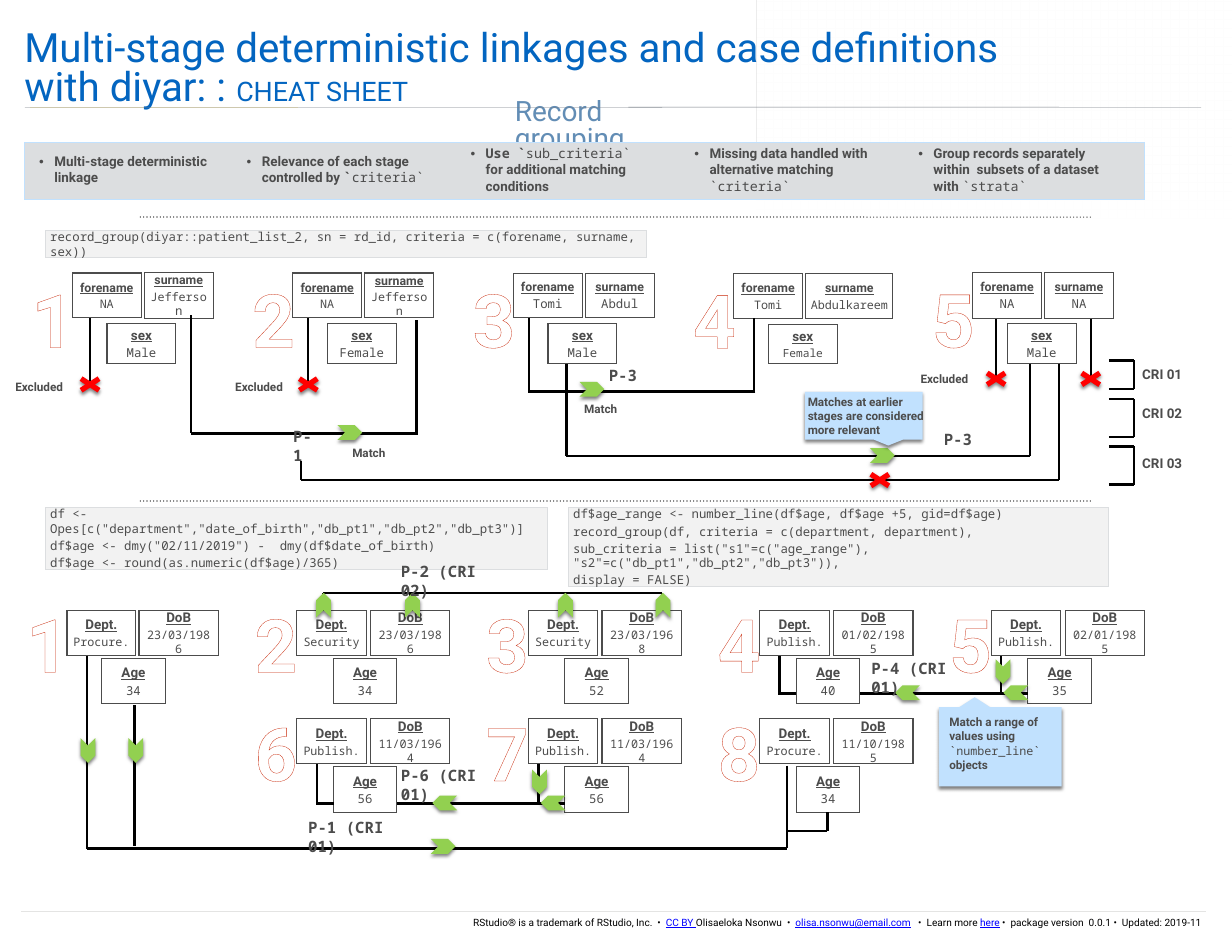
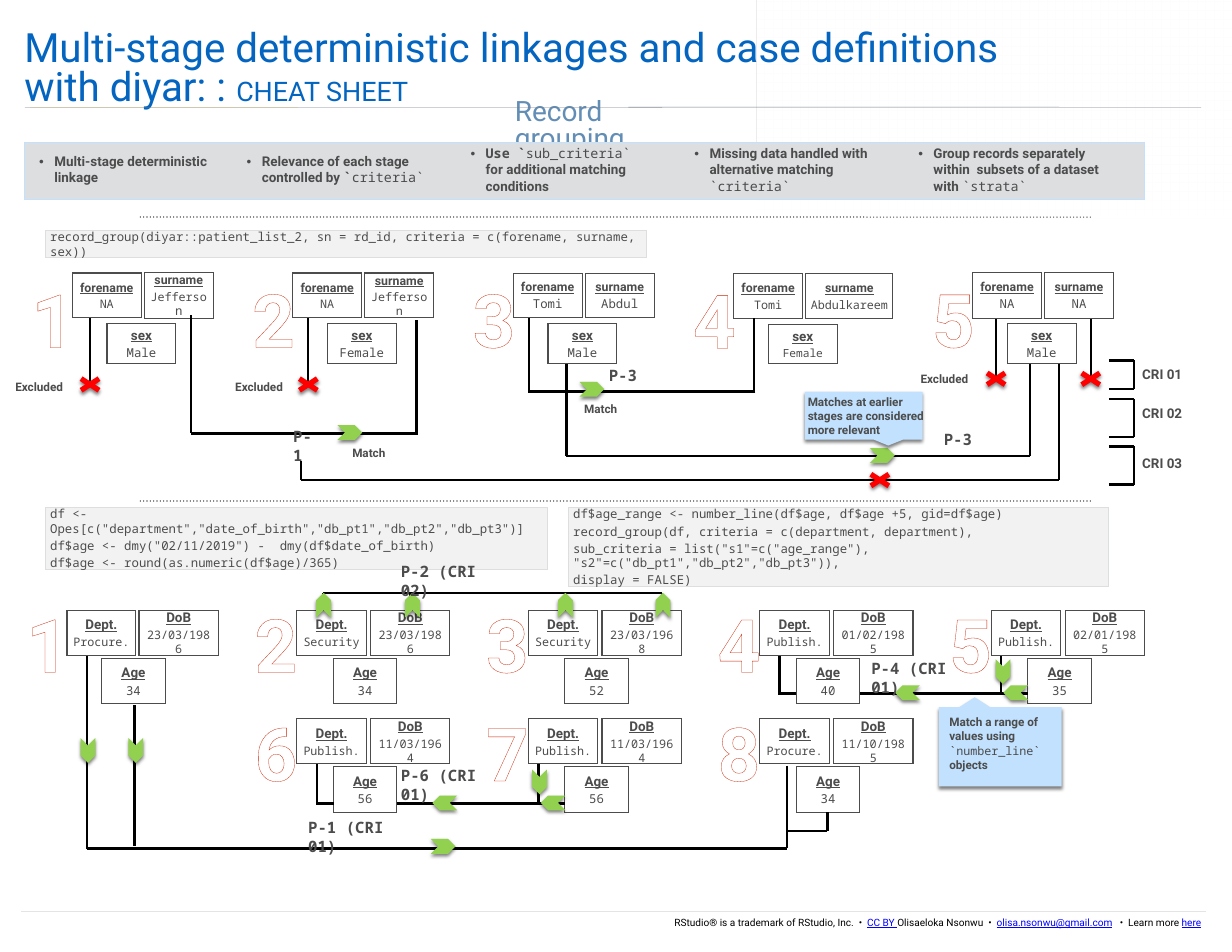
Before and after one commit to OlisaNsonwu/diyar, a slide deck: slide 3 of cheatsheet/diyar3.pptx. Drawn at 1232x952 pixels with LibreOffice and Linux fonts; fonts in the diff are those of the drawing; grey boxes stand for pictures. Boxes give left, top, right and bottom in pixels: in the first picture for what was removed or moved away, otherwise in the second. Text is boxed around its words. In the diff, an @@ line names an element or a change of style, - is before the commit and + after.

```diff
--- a/cheatsheet/diyar3.pptx
+++ b/cheatsheet/diyar3.pptx
@@ text at (x1=674, y1=918, x2=1202, y2=929): text changed @@
-RStudio® is a trademark of RStudio, Inc. • CC BY Olisaeloka Nsonwu • olisa.nsonwu@email.com • Learn more here • package version 0.0.1 • Updated: 2019-11
+RStudio® is a trademark of RStudio, Inc. • CC BY Olisaeloka Nsonwu • olisa.nsonwu@gmail.com • Learn more here
```
Also in this commit, not shown: 5 other files.
